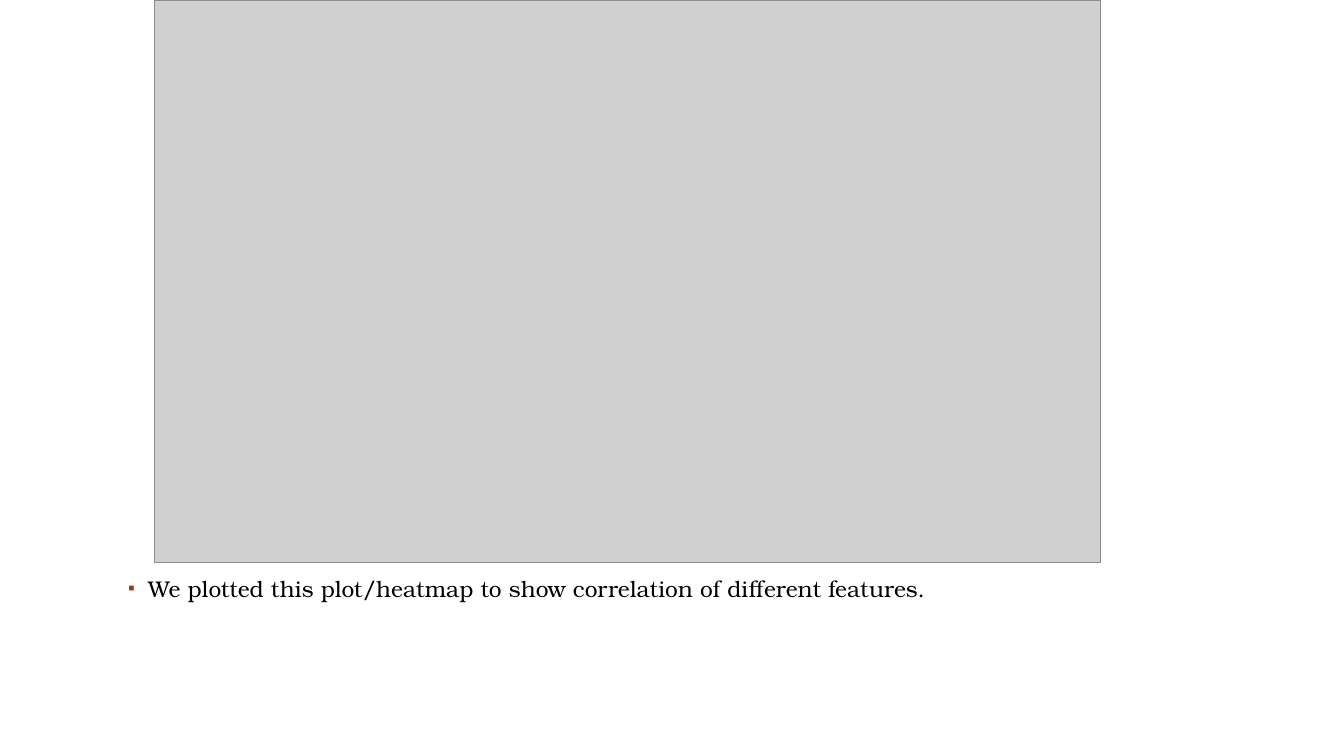
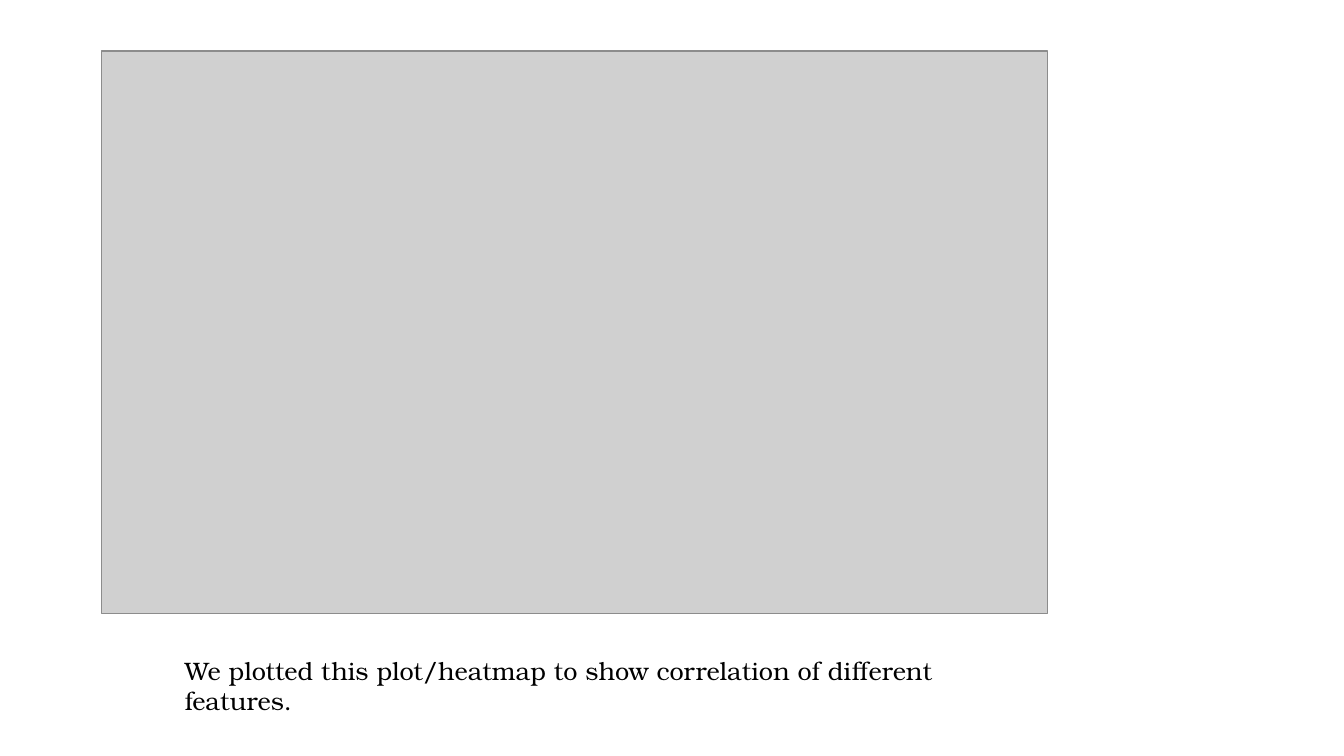
Before and after one commit to rahul2july/lendingclubcasestudy, a slide deck: slide 24 of lendingclubcasestudy.pptx. Drawn at 1344x756 pixels with LibreOffice and Linux fonts; fonts in the diff are those of the drawing; grey boxes stand for pictures; background and template pictures are left out. Boxes give left, top, right and bottom in pixels: in the first picture for what was removed or moved away, otherwise in the second. Text is boxed around its words. In the diff, an @@ line names an element or a change of style, - is before the commit and + after.

```diff
--- a/lendingclubcasestudy.pptx
+++ b/lendingclubcasestudy.pptx
@@ picture: place and size @@
-picture at (155, 0, 1101, 563)
+picture at (102, 51, 1048, 614)
@@ text "We plotted this plot/heatmap to ...": place and size @@
-text "We plotted this plot/heatmap to ..." at (148, 580, 924, 602)
+text "We plotted this plot/heatmap to ..." at (185, 661, 932, 711)
@@ text "We plotted this plot/heatmap to ..." at (185, 661, 932, 711): size 16.1 to 18 pt; bullet ▪ to none; line spacing 0.7 to 1; less space between paragraphs @@
```
Also in this commit, not shown: 9 other slides changed, 1 other file.
